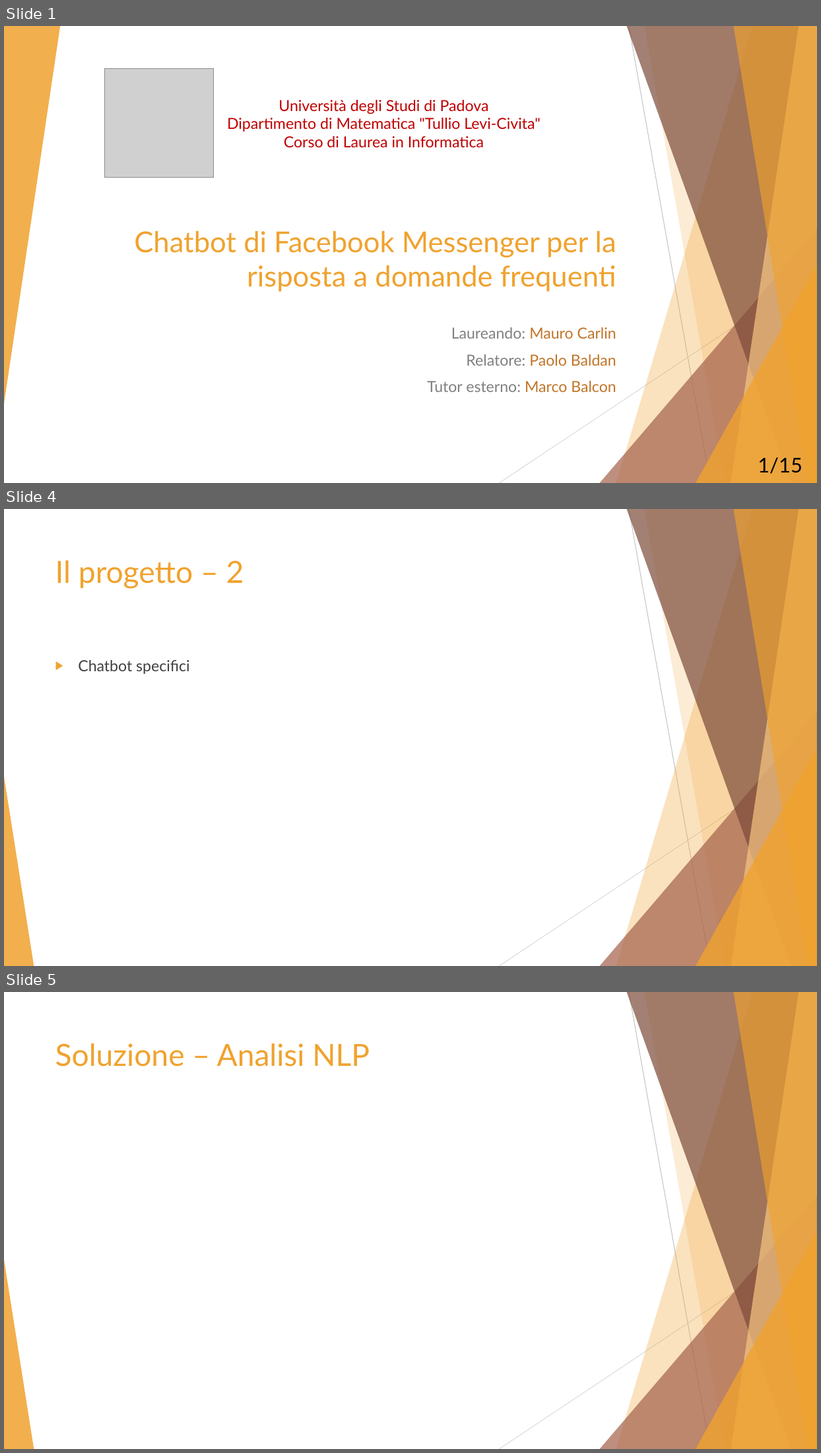
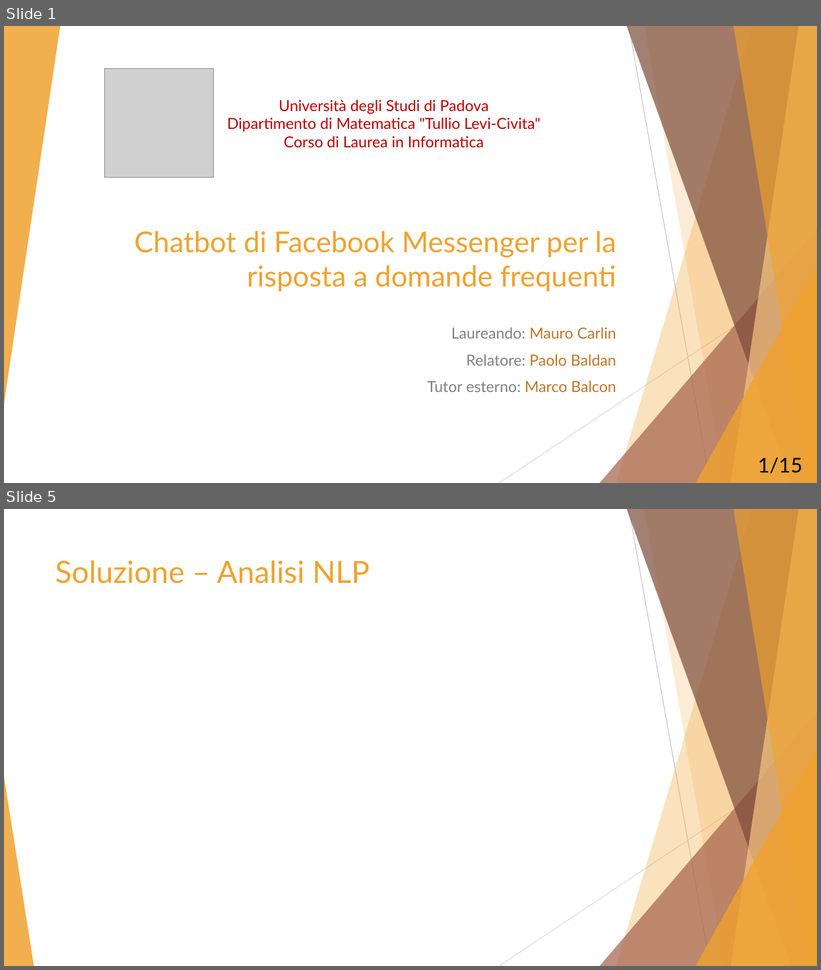
Before and after one commit to Mou95/Tesi, a slide deck: Presentazione_tesi.pptx. Shown one above the other, each under a label of ours: slides 1, 4 and 5 before the commit, slides 1 and 5 after it; the slides between them are not shown. The pictures are 821x1453 and 821x970 pixels, drawn with LibreOffice and Linux fonts; fonts in the diff are those of the drawing; grey boxes stand for pictures. Boxes give left, top, right and bottom in pixels: in the first picture for what was removed or moved away, otherwise in the second. Text is boxed around its words. In the diff, an @@ line names an element or a change of style, - is before the commit and + after.

```diff
--- a/Presentazione_tesi.pptx
+++ b/Presentazione_tesi.pptx
@@ slide 4 removed at [4,509,817,966], background #FFFFFF; not listed: 10 template elements that a slide beside it also shows @@
@@ title removed at [55,560,244,589] @@
-Il progetto – 2
@@ text removed at [78,660,189,674] @@
-▶ Chatbot specifici
```
Also in this commit, not shown: 2 slides changed, 1 slide added, 8 other files.
